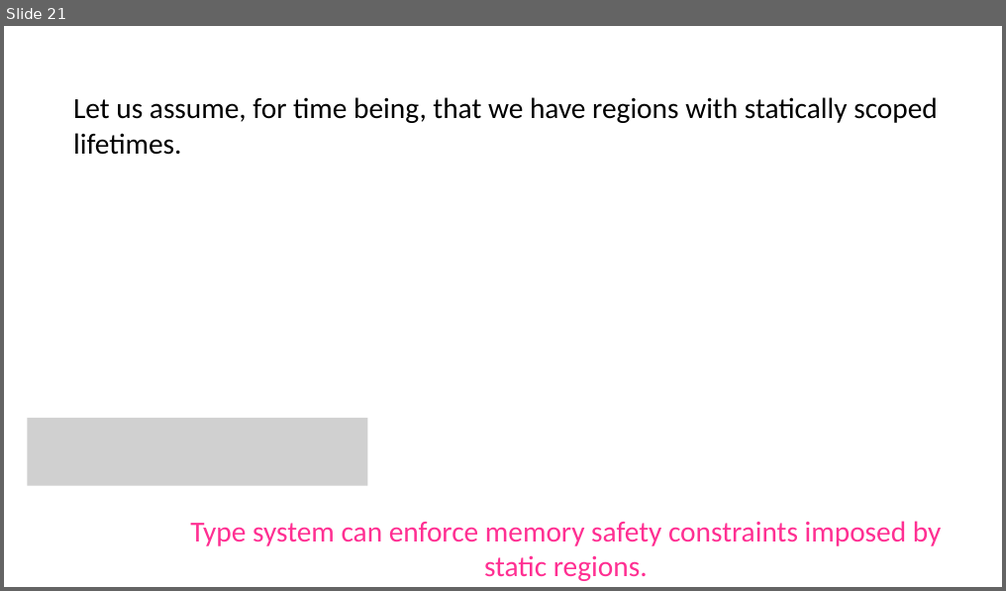
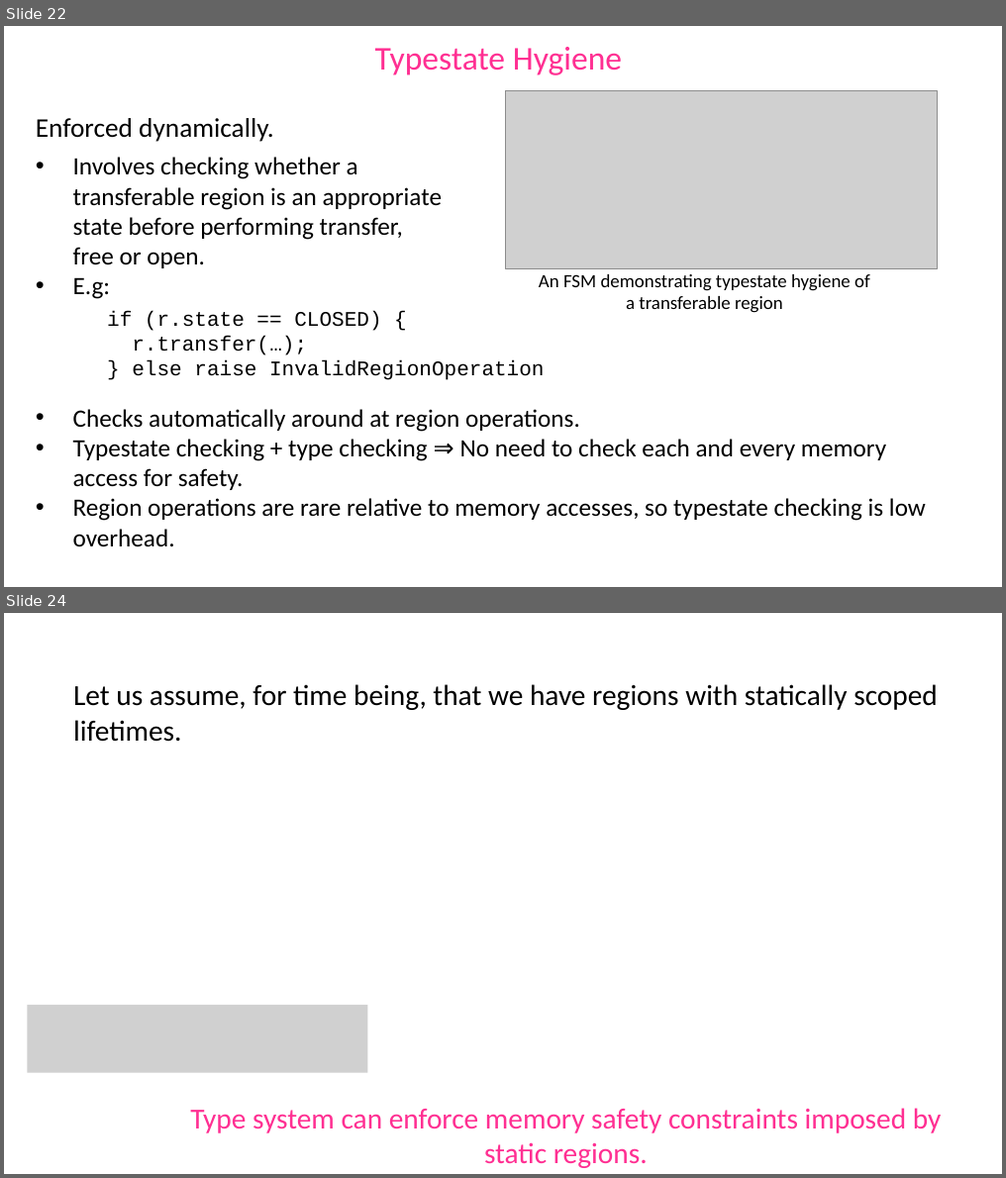
Before and after one commit to gowthamk/gowthamk.github.io, a slide deck: docs/ECOOP18.pptx. Shown one above the other, each under a label of ours: slide 21 before the commit, slides 22 and 24 after it; the slides between them are not shown. The pictures are 1006x591 and 1006x1178 pixels, drawn with LibreOffice and Linux fonts; fonts in the diff are those of the drawing; grey boxes stand for pictures. Boxes give left, top, right and bottom in pixels: in the first picture for what was removed or moved away, otherwise in the second. Text is boxed around its words. In the diff, an @@ line names an element or a change of style, - is before the commit and + after.

```diff
--- a/docs/ECOOP18.pptx
+++ b/docs/ECOOP18.pptx
@@ slide 22 added at bbox=[4, 26, 1002, 587], background #FFFFFF @@
@@ text added at bbox=[375, 47, 622, 76], 32 pt, text #FF2F92 @@
+Typestate Hygiene
@@ picture added at bbox=[506, 91, 937, 270] @@
@@ text added at bbox=[36, 118, 274, 142], 26 pt, text #000000 @@
+Enforced dynamically.
@@ text added at bbox=[73, 157, 443, 299], 24 pt, text #000000 @@
+• Involves checking whether a transferable region is an appropriate state before performing transfer, free or open.
+• E.g:
@@ text added at bbox=[539, 274, 870, 313], 18 pt, text #000000 @@
+An FSM demonstrating typestate hygiene of a transferable region
@@ text added at bbox=[107, 311, 544, 380], 20 pt, text #000000 @@
+  if (r.state == CLOSED) {
+  r.transfer(…);
+  } else raise InvalidRegionOperation
@@ text added at bbox=[73, 409, 926, 547], 24 pt, text #000000 @@
+• Checks automatically around at region operations.
+• Typestate checking + type checking ⇒ No need to check each and every memory access for safety.
+• Region operations are rare relative to memory accesses, so typestate checking is low overhead.
@@ what was slide 21 is now slide 24 @@
```
Also in this commit, not shown: 8 slides changed, 3 other slides added, 1 slide removed.
